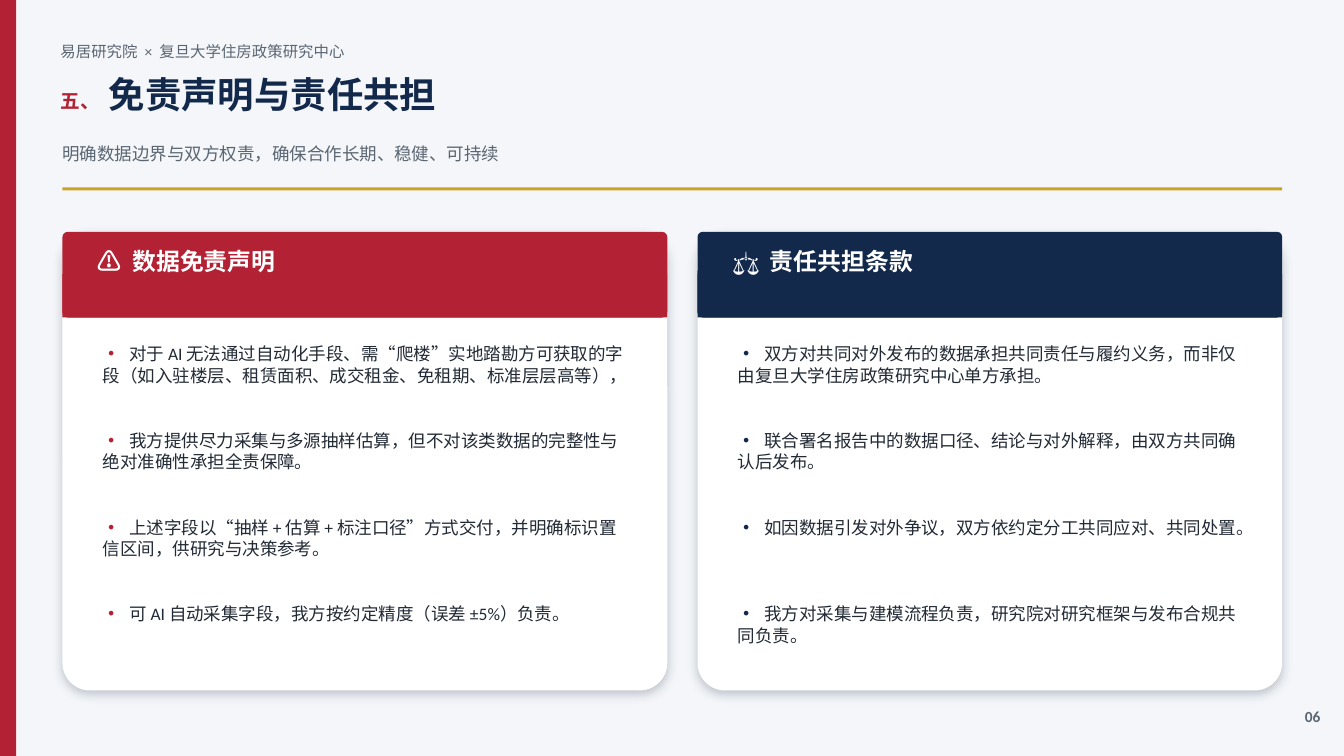
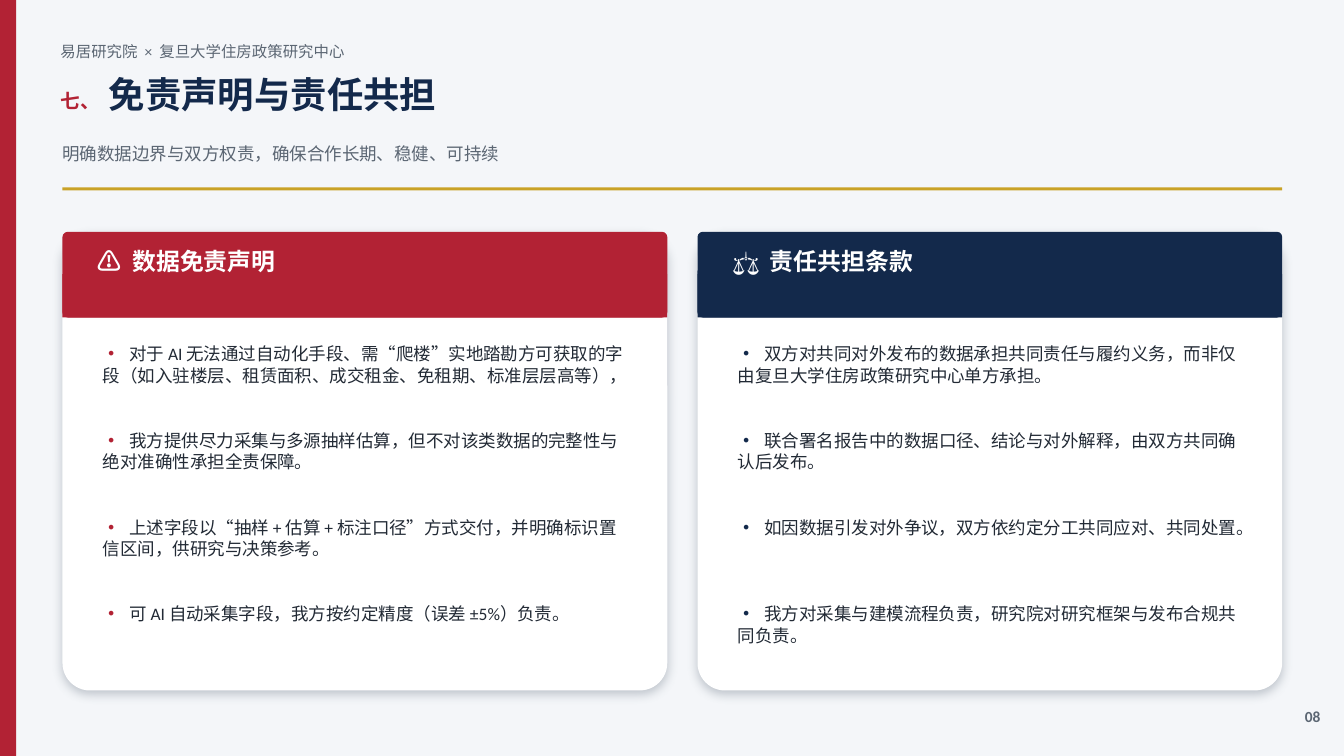
Before and after one commit to hujigang2010-maker/AIDEN, a slide deck: slide 8 of 易居研究院_复旦大学住房政策研究中心_合作方案.pptx (slide 6 before the commit). Drawn at 1344x756 pixels with LibreOffice and Linux fonts; fonts in the diff are those of the drawing. Boxes give left, top, right and bottom in pixels: in the first picture for what was removed or moved away, otherwise in the second. Text is boxed around its words. In the diff, an @@ line names an element or a change of style, - is before the commit and + after.

```diff
--- a/易居研究院_复旦大学住房政策研究中心_合作方案.pptx
+++ b/易居研究院_复旦大学住房政策研究中心_合作方案.pptx
@@ text at [60, 77, 437, 112]: text changed @@
-五、 免责声明与责任共担
+七、 免责声明与责任共担
@@ text at [1305, 711, 1321, 722]: text changed @@
-06
+08
```
Also in this commit, not shown: 11 other slides changed, 3 slides added, 1 other file.
